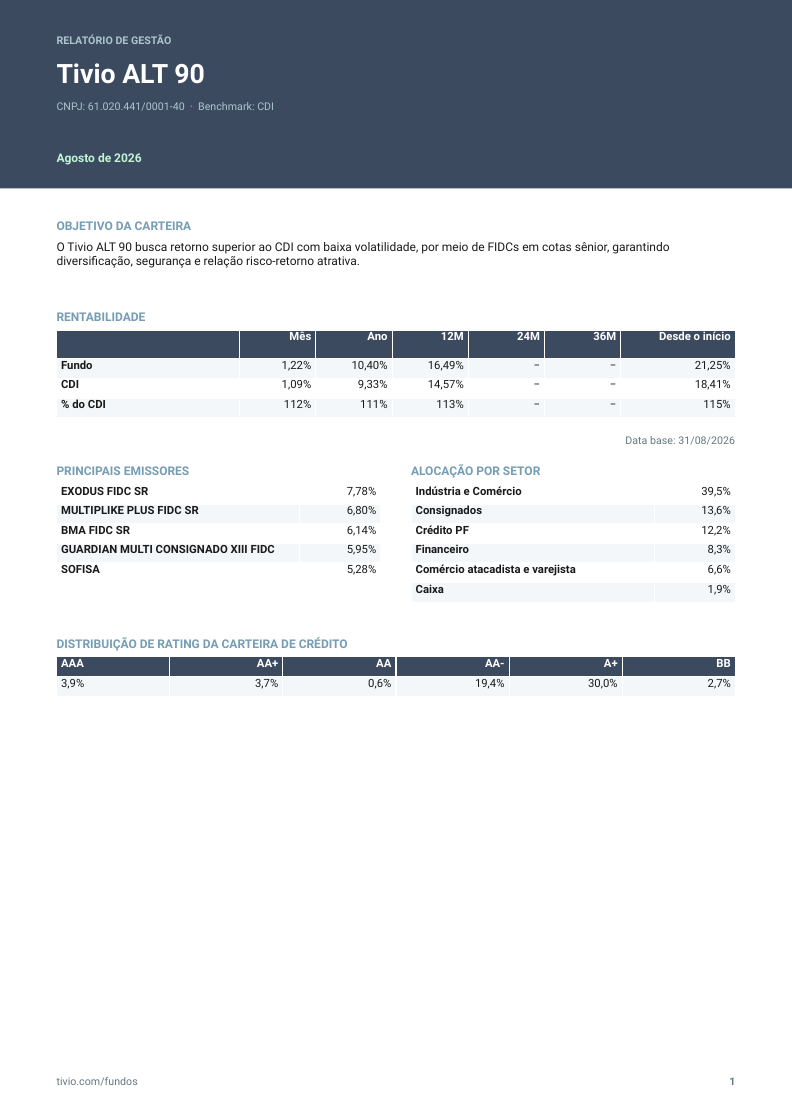
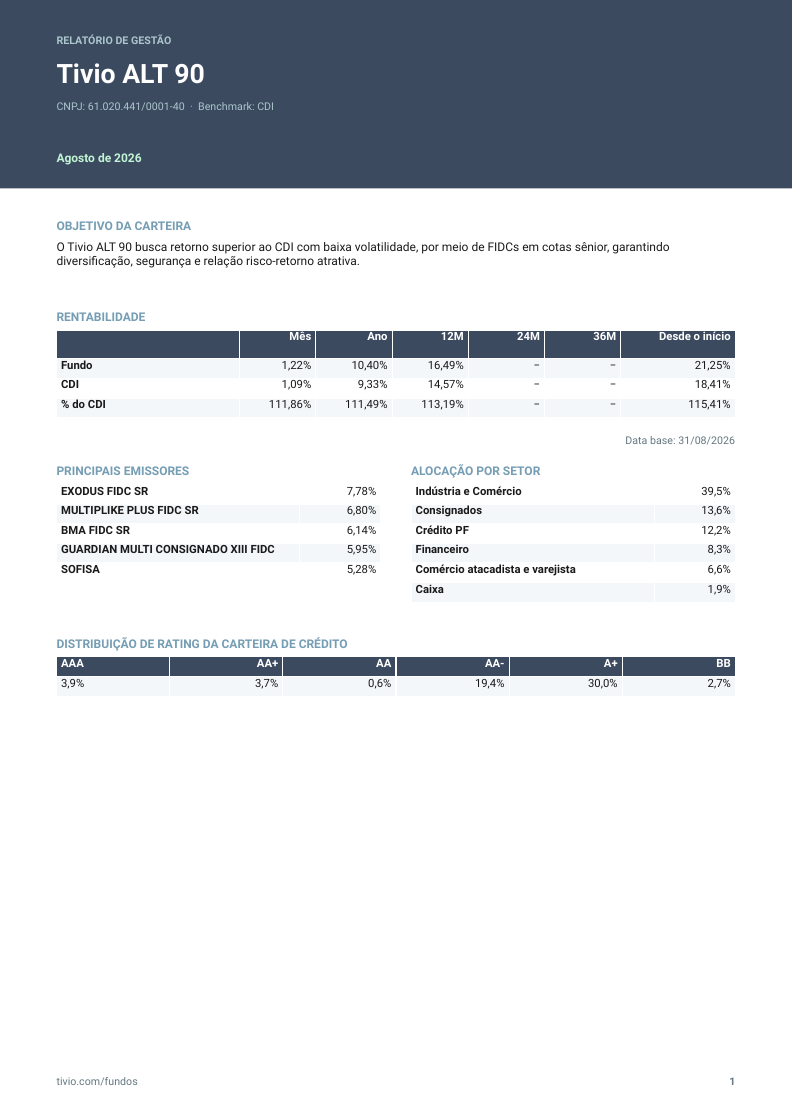
Before and after one commit to orenanchaves/Tivio-teste, a slide deck: slide 1 of AutomaTivio/reports/2026-08/pptx/Tivio ALT 90 - Relatório de Gestão - Agosto 2026.pptx. Drawn at 792x1120 pixels with LibreOffice and Linux fonts; fonts in the diff are those of the drawing. Boxes give left, top, right and bottom in pixels: in the first picture for what was removed or moved away, otherwise in the second. Text is boxed around its words. In the diff, an @@ line names an element or a change of style, - is before the commit and + after.

```diff
--- a/AutomaTivio/reports/2026-08/pptx/Tivio ALT 90 - Relatório de Gestão - Agosto 2026.pptx
+++ b/AutomaTivio/reports/2026-08/pptx/Tivio ALT 90 - Relatório de Gestão - Agosto 2026.pptx
@@ table at (x1=57, y1=329, x2=736, y2=414) @@
-row 4: % do CDI | 112% | 111% | 113% | − | − | 115%
+row 4: % do CDI | 111,86% | 111,49% | 113,19% | − | − | 115,41%
```
Also in this commit, not shown: 47 other files.
